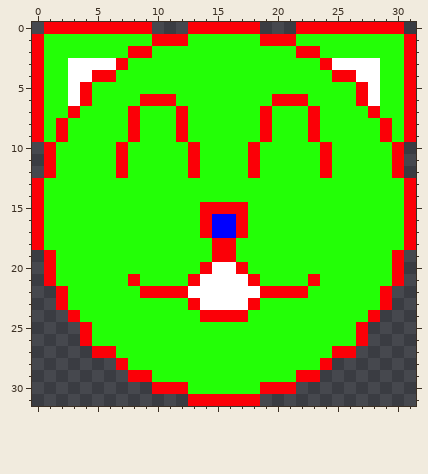
Pixel-art sprite, stored at meow.png. The picture above is the old version.
The file is 32x32 pixels.
The same view after the edit:
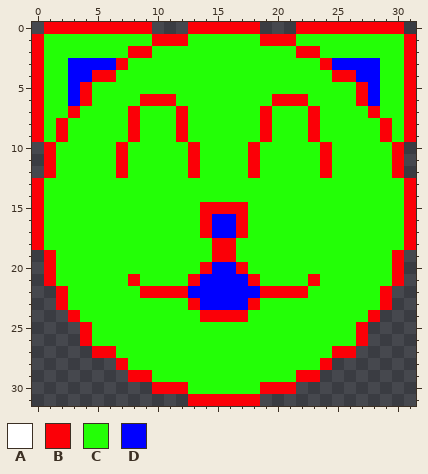
Palette (. is transparent): A #ffffff  B #fb0007  C #23ff06  D #0000ff
Commit: Mess with colors via shader
What changed:
y 3: x 3..6 AAAA -> DDDD; x 25..28 AAAA -> DDDD
y 4: x 3..4 AA -> DD; x 27..28 AA -> DD
y 5..6: x 3 A -> D; x 28 A -> D
y 20: x 15..16 AA -> DD
y 21: x 14..17 AAAA -> DDDD
y 22: x 13..18 AAAAAA -> DDDDDD
y 23: x 14..17 AAAA -> DDDD
Boxes around the changes in both pictures, in picture pixels (x1, y1, x2, y2):
changed: (68, 58, 116, 106)
changed: (332, 58, 380, 106)
changed: (188, 262, 260, 310)
